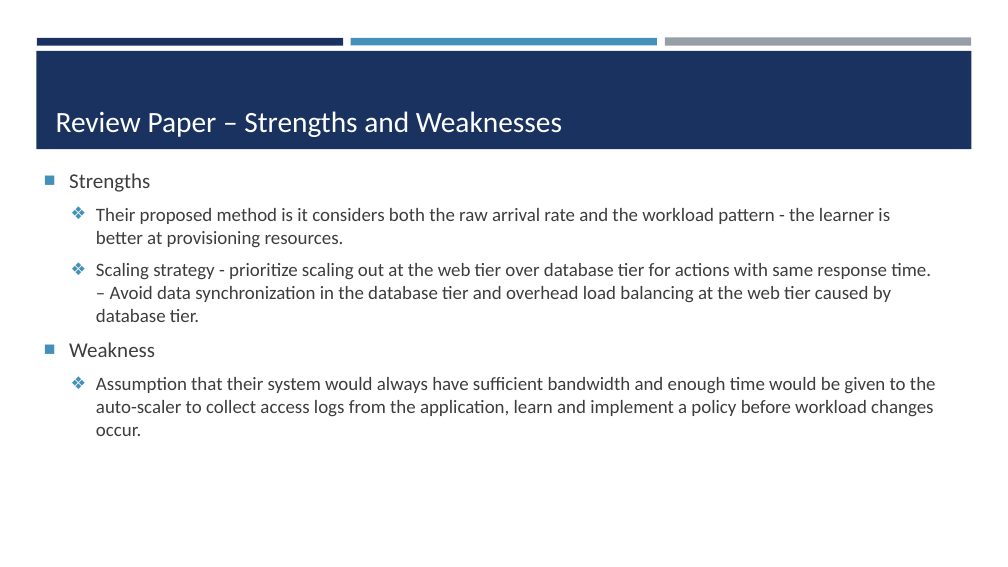
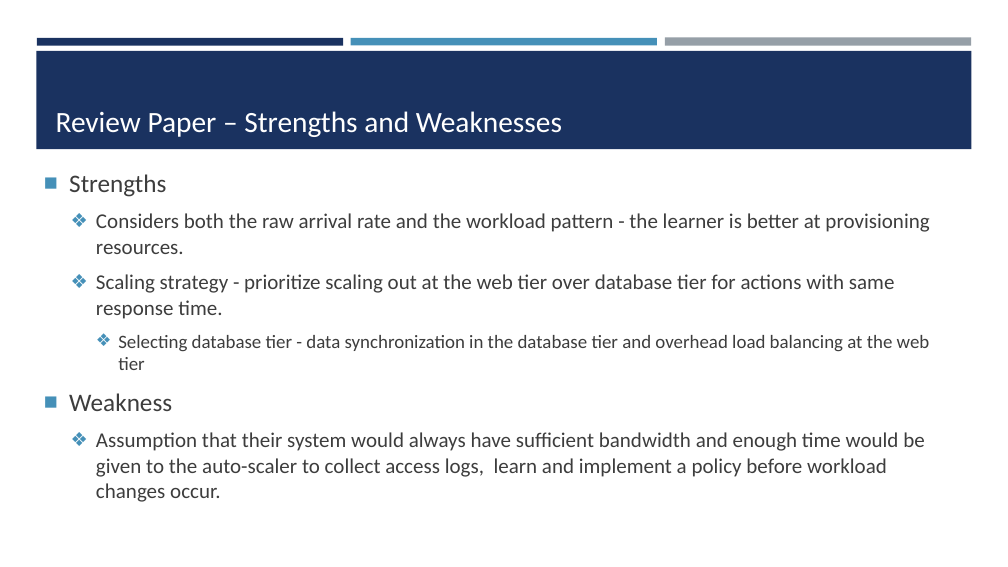
Before and after one commit to Rahma-ra1001782/Rahma-ra1001782-hw, a slide deck: slide 20 of Review/G3-Review Paper & Presentation - Final Version/G3 - Review Paper Presentation.pptx (slide 28 before the commit). Drawn at 1008x567 pixels with LibreOffice and Linux fonts; fonts in the diff are those of the drawing. Boxes give left, top, right and bottom in pixels: in the first picture for what was removed or moved away, otherwise in the second. Text is boxed around its words. In the diff, an @@ line names an element or a change of style, - is before the commit and + after.

```diff
--- a/Review/G3-Review Paper & Presentation - Final Version/G3 - Review Paper Presentation.pptx
+++ b/Review/G3-Review Paper & Presentation - Final Version/G3 - Review Paper Presentation.pptx
@@ text at (69,174,172,411): size 20 to 24 pt in "Strengths", "Weakness" @@
@@ text at (96,213,930,370): text changed; size 18 to 20 pt @@
-  ❖ Their proposed method is it considers both the raw arrival rate and the workload pattern - the learner is better at provisioning resources.
-  ❖ Scaling strategy - prioritize scaling out at the web tier over database tier for actions with same response time. – Avoid data synchronization in the database tier and overhead load balancing at the web tier caused by database tier.
+  ❖ Considers both the raw arrival rate and the workload pattern - the learner is better at provisioning resources.
+  ❖ Scaling strategy - prioritize scaling out at the web tier over database tier for actions with same response time.
+    ❖ Selecting database tier - data synchronization in the database tier and overhead load balancing at the web tier
@@ text at (96,432,924,502): text changed; size 18 to 20 pt @@
-  ❖ Assumption that their system would always have sufficient bandwidth and enough time would be given to the auto-scaler to collect access logs from the application, learn and implement a policy before workload changes occur.
+  ❖ Assumption that their system would always have sufficient bandwidth and enough time would be given to the auto-scaler to collect access logs, learn and implement a policy before workload changes occur.
```
Also in this commit, not shown: 15 other slides changed, 1 slide added, 9 slides removed.
